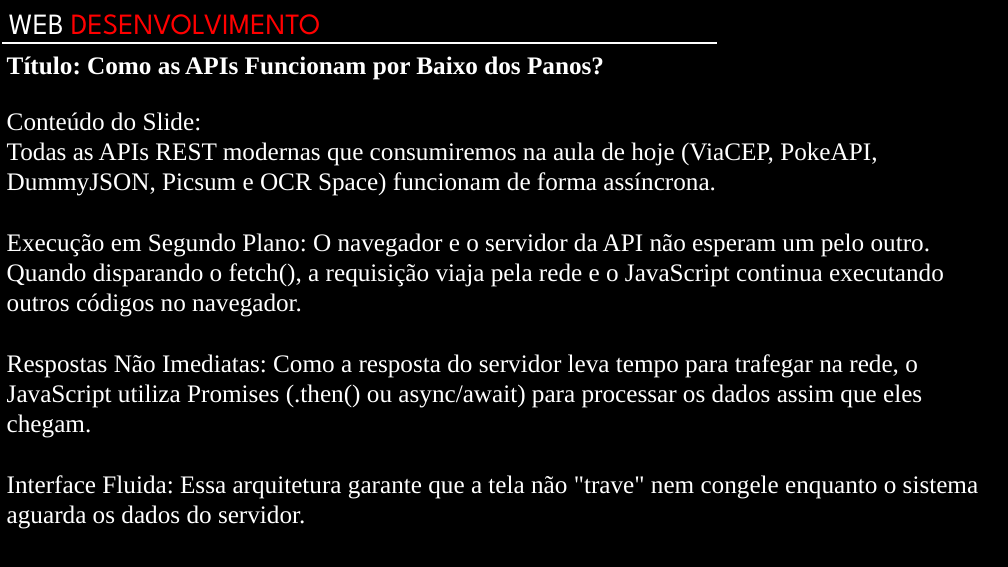
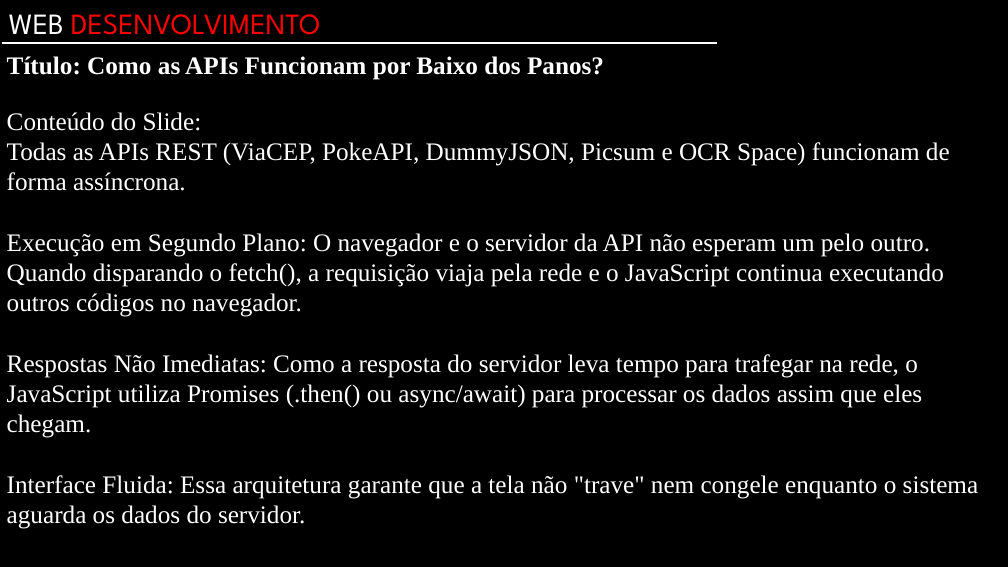
Before and after one commit to antoniocruzfiap-spec/1ESSRA, a slide deck: slide 2 of 10092026/Apresentação principal.pptx. Drawn at 1008x567 pixels with LibreOffice and Linux fonts; fonts in the diff are those of the drawing; background and template pictures are left out. Boxes give left, top, right and bottom in pixels: in the first picture for what was removed or moved away, otherwise in the second. Text is boxed around its words. In the diff, an @@ line names an element or a change of style, - is before the commit and + after.

Commit message:
feat: aula 10092026 - dashboard de usuarios com bootstrap e api

```diff
--- a/10092026/Apresentação principal.pptx
+++ b/10092026/Apresentação principal.pptx
@@ text at <box>7,142,950,191</box>: text changed @@
-Todas as APIs REST modernas que consumiremos na aula de hoje (ViaCEP, PokeAPI, DummyJSON, Picsum e OCR Space) funcionam de forma assíncrona.
+Todas as APIs REST (ViaCEP, PokeAPI, DummyJSON, Picsum e OCR Space) funcionam de forma assíncrona.
```
Also in this commit, not shown: 3 other slides changed.
